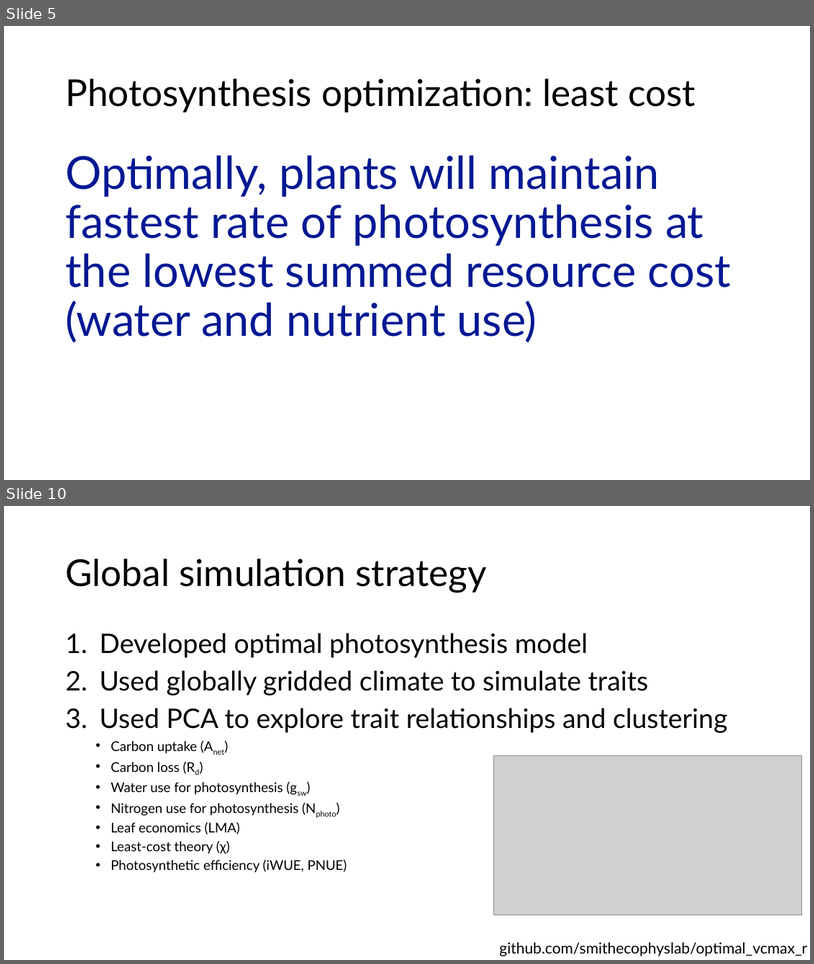
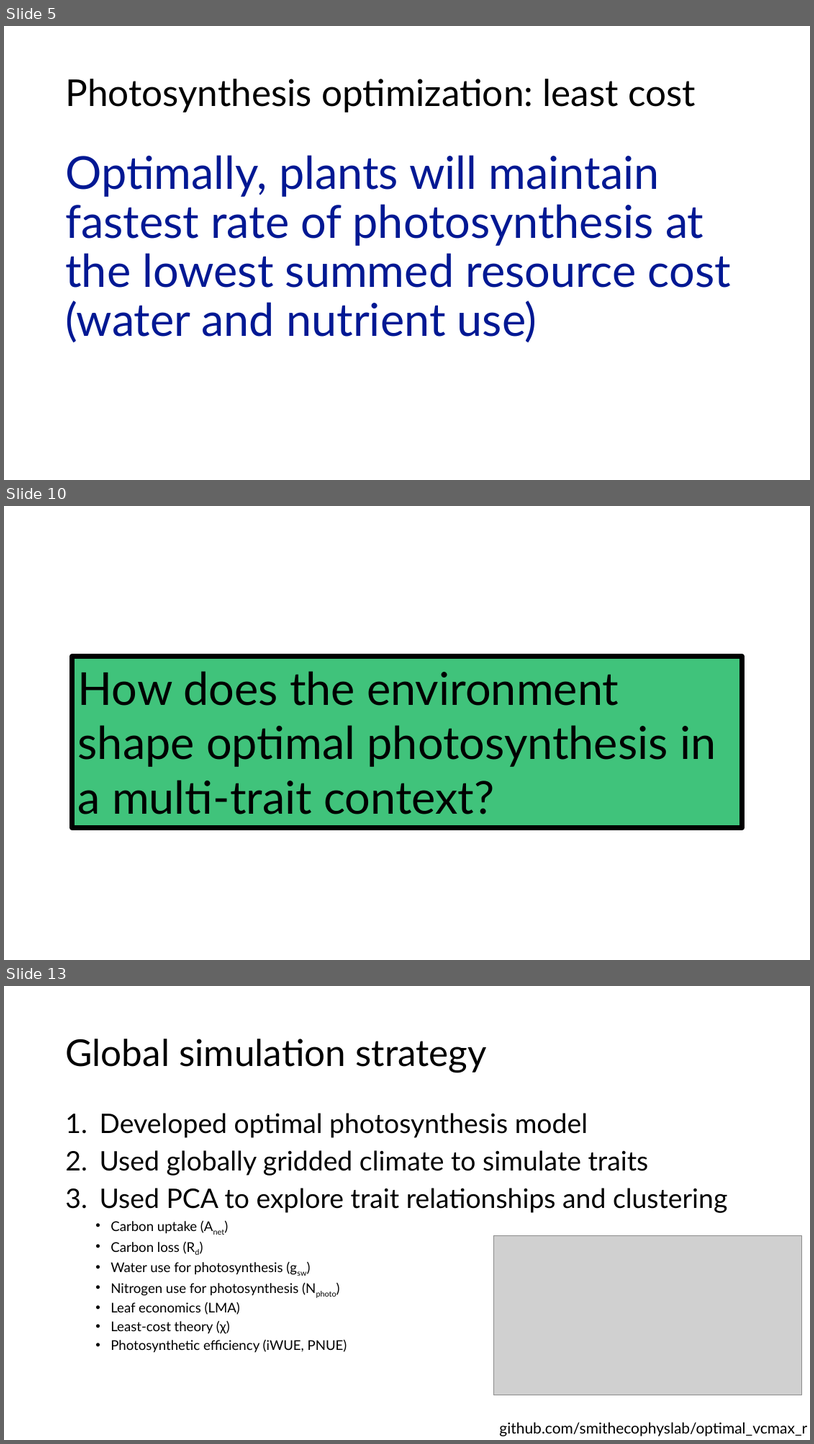
Before and after one commit to SmithEcophysLab/esa_2026, a slide deck: src/esa2026_optphoto_smith.pptx. Shown one above the other, each under a label of ours: slides 5 and 10 before the commit, slides 5, 10 and 13 after it; the slides between them are not shown. The pictures are 814x964 and 814x1444 pixels, drawn with LibreOffice and Linux fonts; fonts in the diff are those of the drawing; grey boxes stand for pictures. Boxes give left, top, right and bottom in pixels: in the first picture for what was removed or moved away, otherwise in the second. Text is boxed around its words. In the diff, an @@ line names an element or a change of style, - is before the commit and + after.

```diff
--- a/src/esa2026_optphoto_smith.pptx
+++ b/src/esa2026_optphoto_smith.pptx
@@ slide 10 added at box(4, 506, 810, 960), background #FFFFFF @@
@@ rectangle added at box(72, 656, 743, 828), fill #00B050 at 75% opacity, outline #000000 6 pt, 54 pt, text #000000 @@
+How does the environment shape optimal photosynthesis in a multi-trait context?
@@ what was slide 10 is now slide 13 @@
```
Also in this commit, not shown: 11 slides changed, 10 other slides added, 2 other files.
